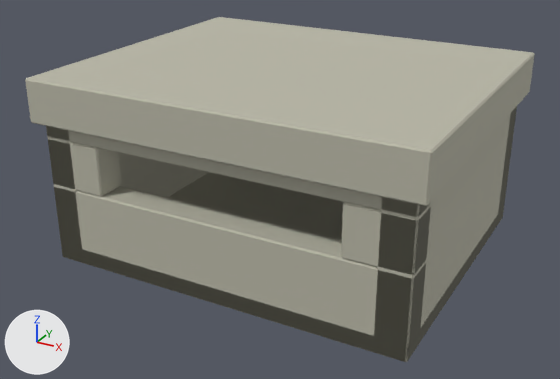
The glTF model examples/open_world_shooter/assets/bunker.glb, before and after one commit.
Rendered twice from a 50 mm camera at (5.6, -10.66, 6.17) aimed at (-0.09, -0.32, 1.0). Every picture has the same lights, and +X, +Y and +Z are marked at lower left. The first picture is the older version. Vertices at exactly the same position are counted once.

Objects in the first picture: 'bunker'.
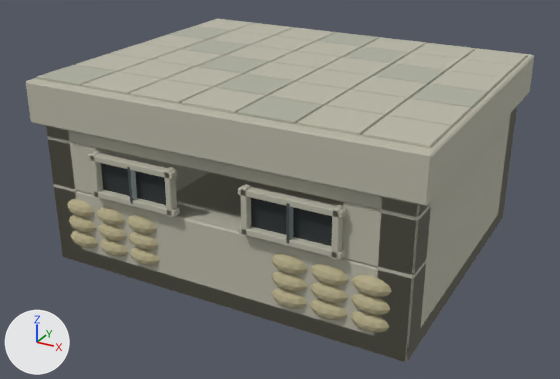
What differs and where, as boxes (x1, y1, x2, y2) in the pictures (560 x 379 px):
'bunker', reshaped: before (25, 17, 535, 362); after (26, 19, 534, 362)
part 1 of me_cube_071, added: after (196, 19, 254, 31)
part 2 of me_cube_071, added: after (82, 72, 162, 95)
part 3 of me_cube_071, added: after (234, 23, 293, 36)
part 4 of me_cube_071, added: after (130, 79, 212, 104)
part 5 of me_cube_071, added: after (275, 28, 335, 42)
part 6 of me_cube_071, added: after (182, 87, 265, 114)
part 7 of me_cube_071, added: after (364, 37, 426, 54)
part 8 of me_cube_071, added: after (297, 105, 384, 136)
part 9 of me_cube_071, added: after (412, 43, 475, 60)
part 10 of me_cube_071, added: after (362, 115, 451, 148)
part 11 of me_cube_071, built on: before (25, 17, 535, 159); after (26, 26, 534, 333)

The change, as a list of edits to the scene's bpy script:
```text
Change me_cube_071:
    remove me_cube_071.from_pydata(...)  # 194 vertices, 388 faces; spans x -3.15..3.15, y -2.65..2.65, z 0.0..3.05
    add me_cube_071.from_pydata(...)  # 2598 vertices, 4836 faces; spans x -3.15..3.15, y -2.65..2.65, z 0.0..3.05
    me_cube_071 part 1: the loose piece of 24 vertices spanning x -3.15..3.15, y -2.65..2.65, z 2.35..3.05 is copied, and the copy is scaled about its middle by (0.134, 0.15, 0.0743), then moved by (-2.64, 2.08, 0.32); it spans x -3.07..-2.22, y 1.68..2.48, z 2.99..3.05
    me_cube_071 part 2: the loose piece of 24 vertices spanning x -3.15..3.15, y -2.65..2.65, z 2.35..3.05 is copied, and the copy is scaled about its middle by (0.134, 0.15, 0.0743), then moved by (-1.76, -2.08, 0.32); it spans x -2.18..-1.34, y -2.48..-1.68, z 2.99..3.05
    me_cube_071 part 3: the loose piece of 24 vertices spanning x -3.15..3.15, y -2.65..2.65, z 2.35..3.05 is copied, and the copy is scaled about its middle by (0.134, 0.15, 0.0743), then moved by (-1.76, 2.08, 0.32); it spans x -2.18..-1.34, y 1.68..2.48, z 2.99..3.05
    me_cube_071 part 4: the loose piece of 24 vertices spanning x -3.15..3.15, y -2.65..2.65, z 2.35..3.05 is copied, and the copy is scaled about its middle by (0.134, 0.15, 0.0743), then moved by (-0.88, -2.08, 0.32); it spans x -1.31..-0.45, y -2.48..-1.68, z 2.99..3.05
    me_cube_071 part 5: the loose piece of 24 vertices spanning x -3.15..3.15, y -2.65..2.65, z 2.35..3.05 is copied, and the copy is scaled about its middle by (0.134, 0.15, 0.0743), then moved by (-0.88, 2.08, 0.32); it spans x -1.31..-0.45, y 1.68..2.48, z 2.99..3.05
    me_cube_071 part 6: the loose piece of 24 vertices spanning x -3.15..3.15, y -2.65..2.65, z 2.35..3.05 is copied, and the copy is scaled about its middle by (0.134, 0.15, 0.0743), then moved by (0.0, -2.08, 0.32); it spans x -0.43..0.43, y -2.48..-1.68, z 2.99..3.05
    me_cube_071 part 7: the loose piece of 24 vertices spanning x -3.15..3.15, y -2.65..2.65, z 2.35..3.05 is copied, and the copy is scaled about its middle by (0.134, 0.15, 0.0743), then moved by (0.88, 2.08, 0.32); it spans x 0.45..1.31, y 1.68..2.48, z 2.99..3.05
    me_cube_071 part 8: the loose piece of 24 vertices spanning x -3.15..3.15, y -2.65..2.65, z 2.35..3.05 is copied, and the copy is scaled about its middle by (0.134, 0.15, 0.0743), then moved by (1.76, -2.08, 0.32); it spans x 1.34..2.18, y -2.48..-1.68, z 2.99..3.05
    me_cube_071 part 9: the loose piece of 24 vertices spanning x -3.15..3.15, y -2.65..2.65, z 2.35..3.05 is copied, and the copy is scaled about its middle by (0.134, 0.15, 0.0743), then moved by (1.76, 2.08, 0.32); it spans x 1.34..2.18, y 1.68..2.48, z 2.99..3.05
    me_cube_071 part 10: the loose piece of 24 vertices spanning x -3.15..3.15, y -2.65..2.65, z 2.35..3.05 is copied, and the copy is scaled about its middle by (0.134, 0.15, 0.0743), then moved by (2.64, -2.08, 0.32); it spans x 2.22..3.07, y -2.48..-1.68, z 2.99..3.05
    me_cube_071 part 11: 12 vertices moved from x -3.15..3.15, y -2.65..2.65, z 3.03..3.05 to x -3.15..3.15, y -2.65..2.65, z 2.99..3.01; 1684 vertices added at x -3.07..3.07, y -2.64..2.63, z 0.26..3.05
    other edits to the shape of me_cube_071 do not show in these pictures
    add me_cube_071.materials.append(mat_stone_light)  # grey #adafa0
    add me_cube_071.materials.append(mat_black)  # dark grey #2c3335
    add me_cube_071.materials.append(mat_metal)  # dark grey #616c6c
    add me_cube_071.materials.append(mat_sand)  # beige #b8af8b
    add me_cube_071.materials.append(mat_mortar)  # grey #7c8176
```
